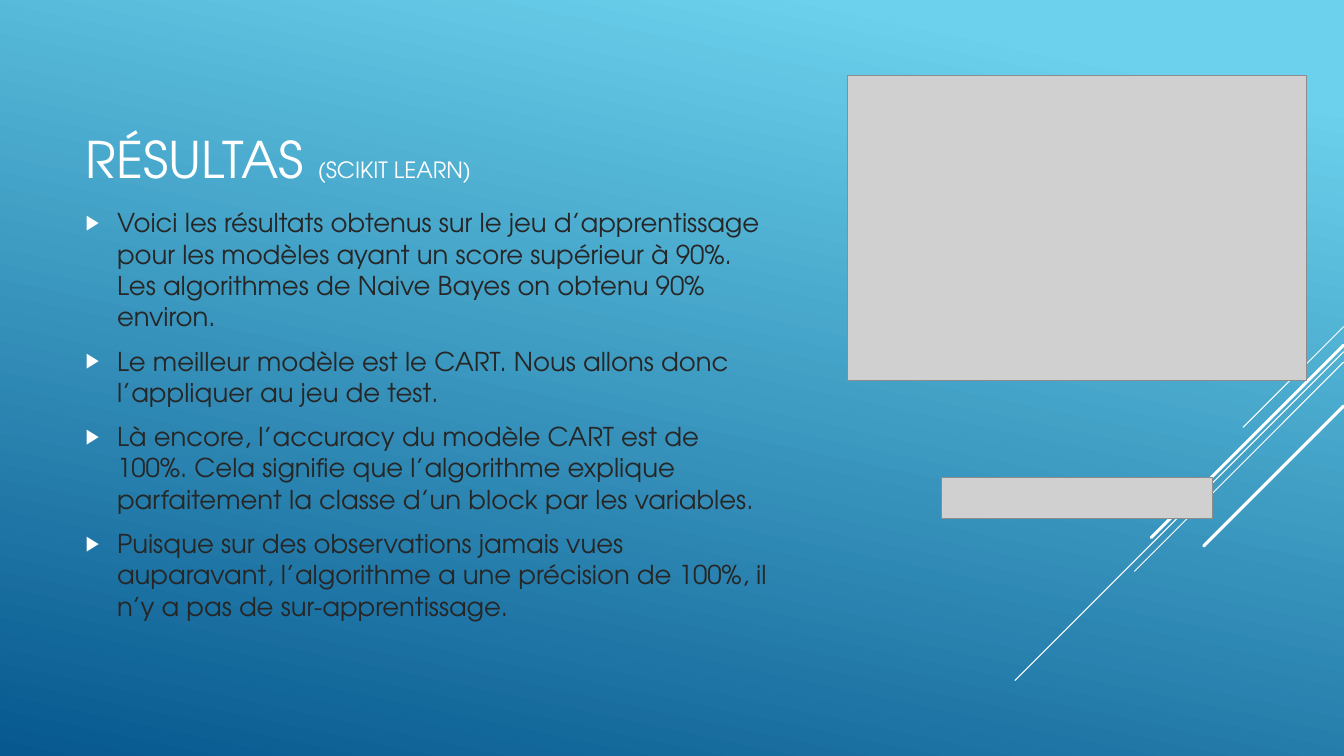
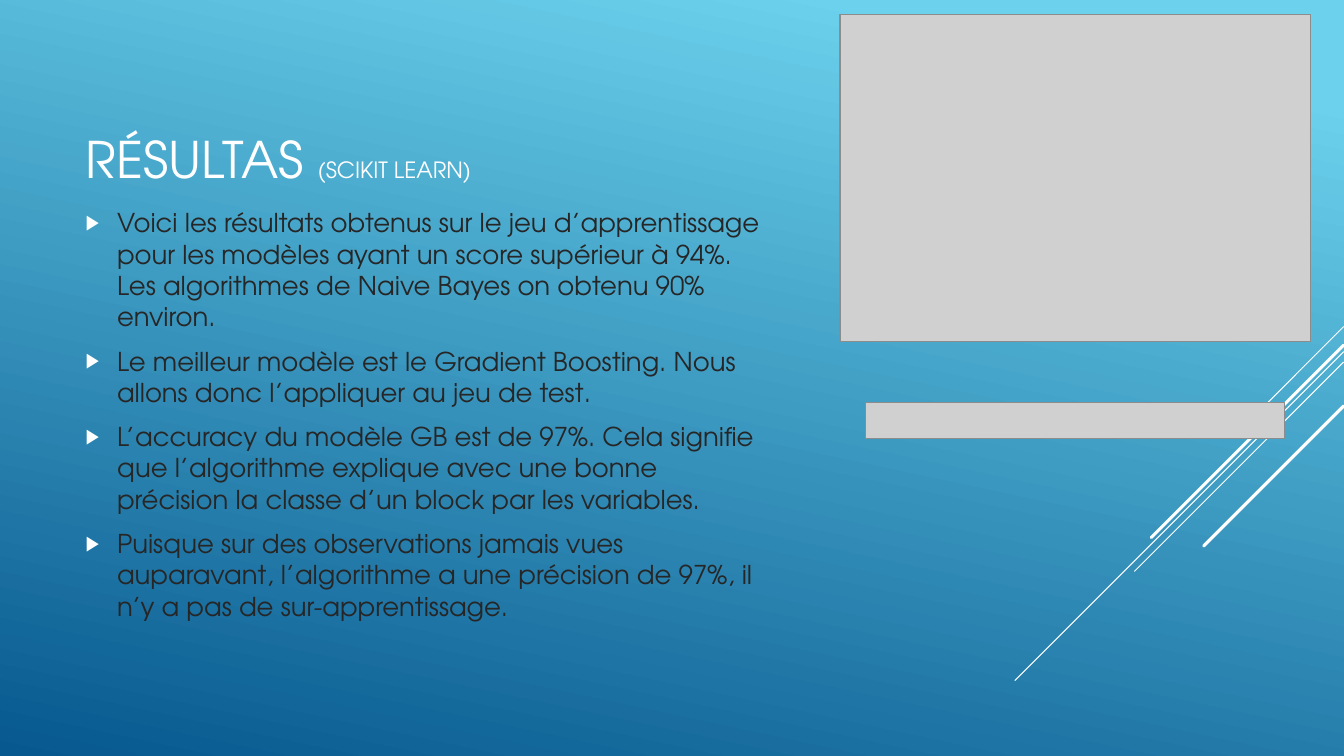
Before and after one commit to paulchartier/PythonForDataAnalysis, a slide deck: slide 6 of Projet final.pptx. Drawn at 1344x756 pixels with LibreOffice and Linux fonts; fonts in the diff are those of the drawing; grey boxes stand for pictures. Boxes give left, top, right and bottom in pixels: in the first picture for what was removed or moved away, otherwise in the second. Text is boxed around its words. In the diff, an @@ line names an element or a change of style, - is before the commit and + after.

```diff
--- a/Projet final.pptx
+++ b/Projet final.pptx
@@ picture: place and size @@
-picture at [848, 76, 1307, 381]
+picture at [840, 14, 1311, 341]
@@ text at [117, 237, 753, 622]: text changed @@
-▶ Voici les résultats obtenus sur le jeu d’apprentissage pour les modèles ayant un score supérieur à 90%. Les algorithmes de Naive Bayes on obtenu 90% environ.
-▶ Le meilleur modèle est le CART. Nous allons donc l’appliquer au jeu de test.
-▶ Là encore, l’accuracy du modèle CART est de 100%. Cela signifie que l’algorithme explique parfaitement la classe d’un block par les variables.
-▶ Puisque sur des observations jamais vues auparavant, l’algorithme a une précision de 100%, il n’y a pas de sur-apprentissage.
+▶ Voici les résultats obtenus sur le jeu d’apprentissage pour les modèles ayant un score supérieur à 94%. Les algorithmes de Naive Bayes on obtenu 90% environ.
+▶ Le meilleur modèle est le Gradient Boosting. Nous allons donc l’appliquer au jeu de test.
+▶ L’accuracy du modèle GB est de 97%. Cela signifie que l’algorithme explique avec une bonne précision la classe d’un block par les variables.
+▶ Puisque sur des observations jamais vues auparavant, l’algorithme a une précision de 97%, il n’y a pas de sur-apprentissage.
@@ picture added at [866, 402, 1285, 439] @@
@@ picture removed at [942, 478, 1213, 519] @@
```
Also in this commit, not shown: 1 other file.
